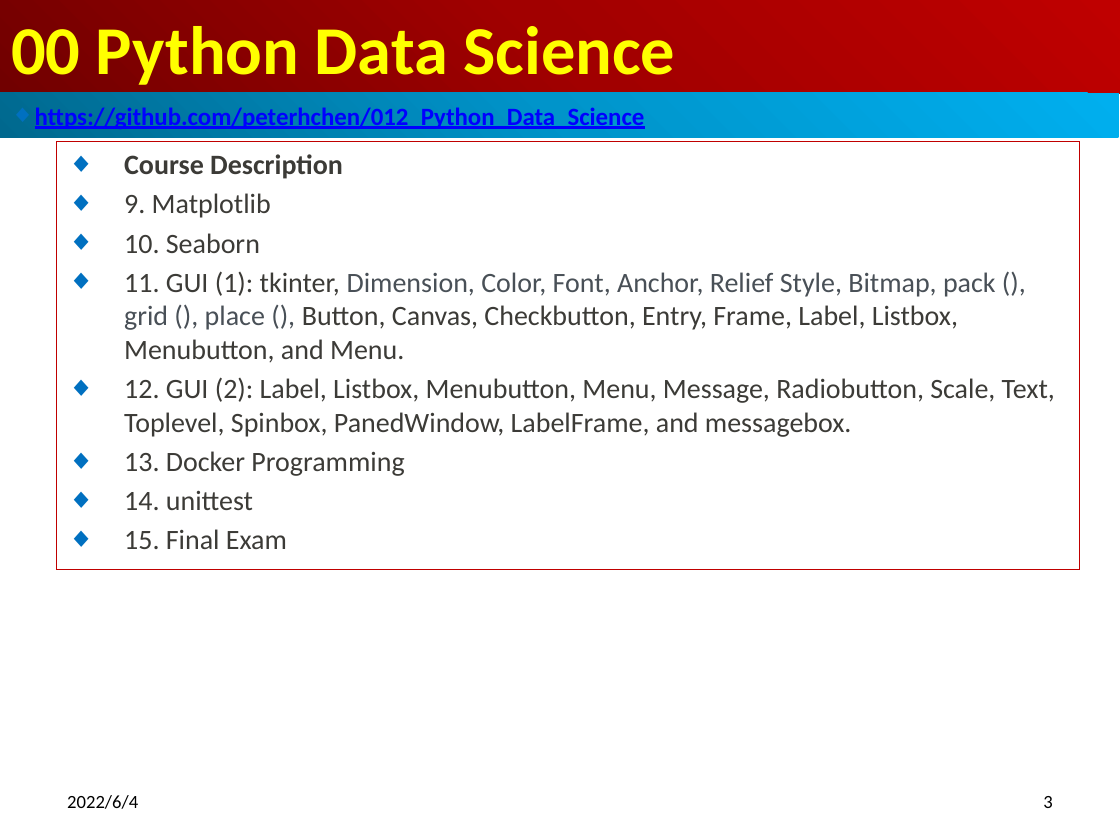
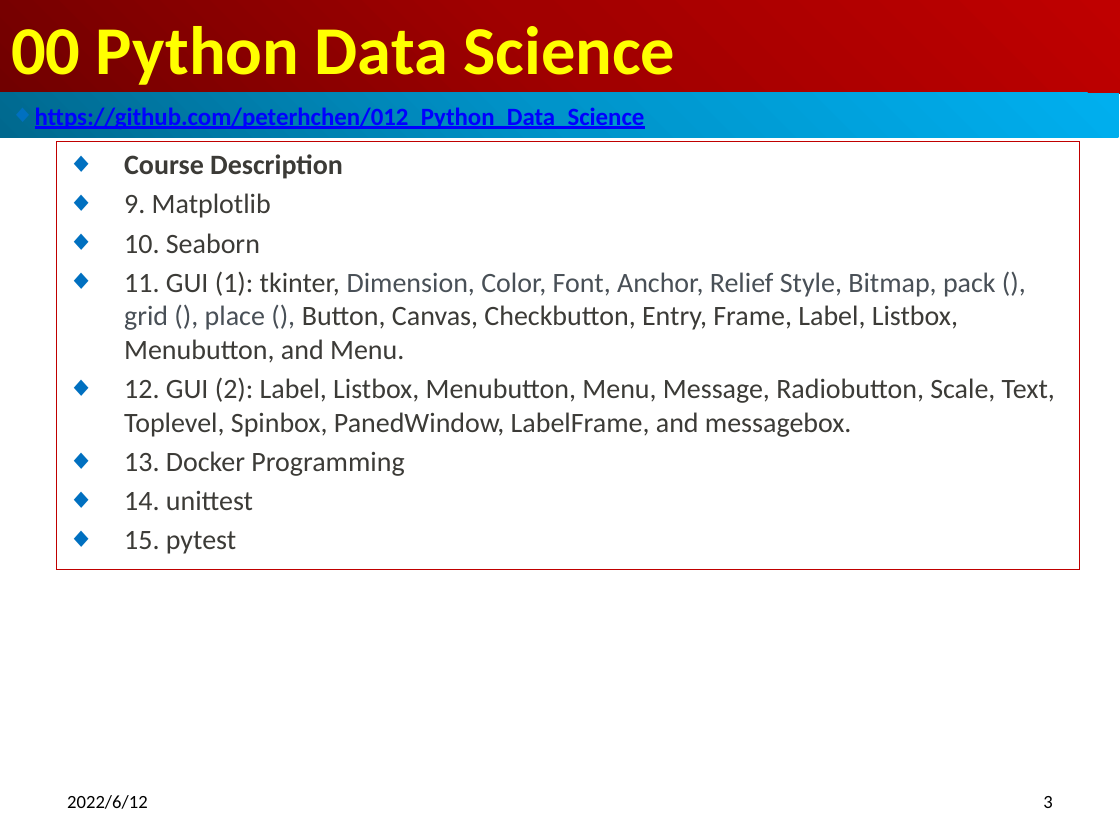
Before and after one commit to peterhchen/012_Python_Data_Science, a slide deck: slide 3 of 00_Python_DataScience_Syllabus.pptx. Drawn at 1120x840 pixels with LibreOffice and Linux fonts; fonts in the diff are those of the drawing. Boxes give left, top, right and bottom in pixels: in the first picture for what was removed or moved away, otherwise in the second. Text is boxed around its words. In the diff, an @@ line names an element or a change of style, - is before the commit and + after.

```diff
--- a/00_Python_DataScience_Syllabus.pptx
+++ b/00_Python_DataScience_Syllabus.pptx
@@ subtitle at [124,531,236,554]: text changed @@
-◆ 15. Final Exam
+◆ 15. pytest
@@ text at [67,795,148,809]: text changed @@
-2022/6/4
+2022/6/12
```
Also in this commit, not shown: 5 other slides changed.
